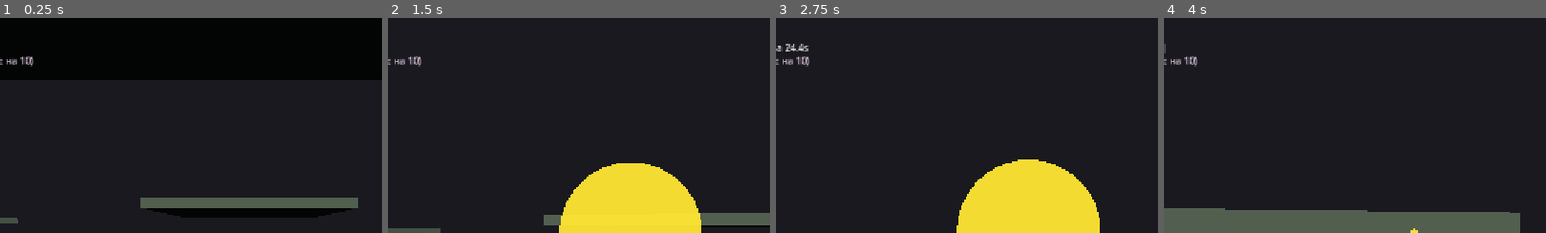
Above: before the commit, frames 1-4 (left to right).
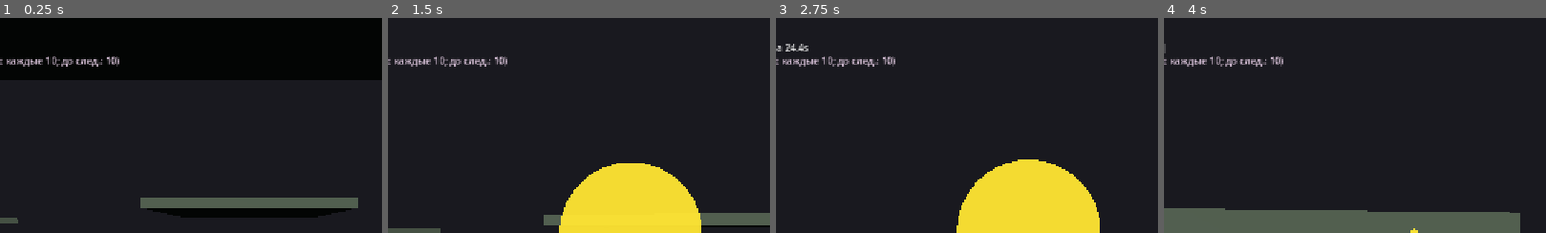
Above: after the commit, the same moments.

Repository: radomirsky/190K-G.O.P
Game: Godot game, scene res://main.tscn
Two runs of this game, one before a commit and one after it. Both use one fixed random seed, a clock stepped at 60 frames per second and the inputs below.
Inputs (mouse positions are % of the whole screen's width and height, from its top left):
- Up to frame 1 (0.25 s): no input
- Up to frame 2 (1.5 s): tap Enter at 0.5 s; move the mouse to (55, 50) at 0.52 s; hold W from 0.53 s (still down); tap E at 0.6 s; click (55, 50) at 0.67 s; tap Space at 0.77 s; move the mouse to (45, 50) at 1.27 s; tap Shift at 1.35 s; click (45, 50) at 1.42 s
- Up to frame 3 (2.75 s): keep holding W; tap Space at 1.52 s; move the mouse to (52, 48) at 2.02 s; tap 1 at 2.1 s; click (52, 48) at 2.17 s
- Up to frame 4 (4 s): keep holding W; move the mouse to (49, 52) at 2.77 s; tap 2 at 2.85 s; click (49, 52) at 2.92 s; tap Space at 3.02, 3.77 s; move the mouse to (57, 51) at 3.52 s; tap 3 at 3.6 s; click (57, 51) at 3.67 s
The pictures show only the part of the screen within x 17-67%, y 0-50%; the shares and areas given below are measured in that part.

The runs differ from the first frame. In frame 1, 0.7% of the frame differs, in the area x 2-32%, y 17-23%; in frame 2, 0.7%; in frame 3, 0.7%; in frame 4, 0.7%.

Commit message:
Магазин: апгрейды аниматрона; босс на каждом 10-м убийстве (10, 20, 30…)
Made-with: Cursor

Diff:
--- a/enemy_spawner.gd
+++ b/enemy_spawner.gd
@@ -28,8 +28,6 @@
 		_player = get_node_or_null(player_path) as Node3D
 		if _player == null:
 			return
-	if get_tree().get_nodes_in_group("boss").size() > 0:
-		return
 	var b := enemy_scene.instantiate() as CharacterBody3D
 	if b == null:
 		return
--- a/game_progress.gd
+++ b/game_progress.gd
@@ -15,11 +15,15 @@
 const COST_GRAPPLE_RANGE := 5
 const COST_GRAPPLE_PULL := 6
 const COST_GRAPPLE_DAMAGE := 6
+const COST_ANIMATRON_RELOAD := 7
+const COST_ANIMATRON_VORTEX := 6
+const COST_ANIMATRON_BLAST := 7
 const MAX_UPGRADE_TIER := 4
 
 var mama_tokens: int = 0
 var regular_kills: int = 0
-var boss_spawned: bool = false
+## Последний порог убийств, на котором уже был запрошен босс (10, 20, 30…).
+var last_boss_kills_milestone: int = 0
 ## Остановка времени (Shift+Z): враги и снаряды замирают, скорости сохраняются до снятия.
 var world_time_frozen: bool = false
 var up_pyramid_mag: int = 0
@@ -29,15 +33,19 @@
 var up_grapple_range: int = 0
 var up_grapple_pull: int = 0
 var up_grapple_damage: int = 0
+var up_animatron_reload: int = 0
+var up_animatron_vortex: int = 0
+var up_animatron_blast: int = 0
 
 
 func on_regular_enemy_died(world_pos: Vector3) -> void:
 	regular_kills += 1
 	kills_changed.emit(regular_kills)
 	_spawn_mama_pickup(world_pos)
-	if regular_kills >= KILLS_FOR_BOSS and not boss_spawned:
-		boss_spawned = true
-		boss_spawn_requested.emit()
+	if regular_kills > 0 and regular_kills % KILLS_FOR_BOSS == 0:
+		if regular_kills > last_boss_kills_milestone:
+			last_boss_kills_milestone = regular_kills
+			boss_spawn_requested.emit()
 
 
 func spend_mama(cost: int) -> bool:
@@ -125,6 +133,36 @@
 	return true
 
 
+func try_buy_animatron_reload() -> bool:
+	if up_animatron_reload >= MAX_UPGRADE_TIER:
+		return false
+	if not spend_mama(COST_ANIMATRON_RELOAD):
+		return false
+	up_animatron_reload += 1
+	upgrades_changed.emit()
+	return true
+
+
+func try_buy_animatron_vortex() -> bool:
+	if up_animatron_vortex >= MAX_UPGRADE_TIER:
+		return false
+	if not spend_mama(COST_ANIMATRON_VORTEX):
+		return false
+	up_animatron_vortex += 1
+	upgrades_changed.emit()
+	return true
+
+
+func try_buy_animatron_blast() -> bool:
+	if up_animatron_blast >= MAX_UPGRADE_TIER:
+		return false
+	if not spend_mama(COST_ANIMATRON_BLAST):
+		return false
+	up_animatron_blast += 1
+	upgrades_changed.emit()
+	return true
+
+
 func _spawn_mama_pickup(world_pos: Vector3) -> void:
 	spawn_mama_pickup_at(world_pos + Vector3(0.0, 0.55, 0.0))
 
--- a/player.gd
+++ b/player.gd
@@ -206,6 +206,27 @@
 	return grapple_melee_damage + GameProgress.up_grapple_damage
 
 
+func _eff_animatron_reload_sec() -> float:
+	var t := animatron_reload_sec - float(GameProgress.up_animatron_reload) * 3.5
+	return maxf(t, 8.0)
+
+
+func _eff_animatron_suck_radius() -> float:
+	return animatron_suck_radius * (1.0 + float(GameProgress.up_animatron_vortex) * 0.12)
+
+
+func _eff_animatron_suck_accel() -> float:
+	return animatron_suck_accel * (1.0 + float(GameProgress.up_animatron_vortex) * 0.15)
+
+
+func _eff_animatron_explosion_radius() -> float:
+	return animatron_explosion_radius + float(GameProgress.up_animatron_blast) * 2.5
+
+
+func _eff_animatron_explosion_damage() -> int:
+	return animatron_explosion_damage + GameProgress.up_animatron_blast
+
+
 func _clamp_gun_ammo_to_effective() -> void:
 	_gun_ammo = mini(_gun_ammo, _eff_gun_mag())
 
@@ -409,7 +430,7 @@
 			var ta := float(Time.get_ticks_msec()) / 1000.0
 			var k := 0.0
 			if _animatron_cd > 0.0:
-				k = clampf(_animatron_cd / maxf(animatron_reload_sec, 0.01), 0.0, 1.0)
+				k = clampf(_animatron_cd / maxf(_eff_animatron_reload_sec(), 0.01), 0.0, 1.0)
 			_animatron_node.rotation = Vector3(0.0, 0.0, sin(ta * 8.0) * 0.28 * k)
 			_animatron_node.position = _ANIMATRON_MODEL_LOCAL_POS + Vector3(0.0, sin(ta * 13.0) * 0.02 * k, 0.0)
 			var ring := _animatron_node.get_node_or_null("Ring") as MeshInstance3D
@@ -495,9 +516,13 @@
 		else:
 			_gun_label.text = ""
 	if _mama_hud:
-		_mama_hud.text = "МАМА: %d   Убийств: %d (босс на 10)" % [
+		var r := GameProgress.regular_kills % GameProgress.KILLS_FOR_BOSS
+		var until_boss := GameProgress.KILLS_FOR_BOSS - r if r != 0 else GameProgress.KILLS_FOR_BOSS
+		_mama_hud.text = "МАМА: %d   Убийств: %d (босс каждые %d; до след.: %d)" % [
 			GameProgress.mama_tokens,
 			GameProgress.regular_kills,
+			GameProgress.KILLS_FOR_BOSS,
+			until_boss,
 		]
 
 
@@ -518,7 +543,7 @@
 	panel.offset_left = -250.0
 	panel.offset_top = 72.0
 	panel.offset_right = 250.0
-	panel.offset_bottom = 430.0
+	panel.offset_bottom = 540.0
 	_shop_layer.add_child(panel)
 	var margin := MarginContainer.new()
 	margin.set_anchors_preset(Control.PRESET_FULL_RECT)
@@ -538,7 +563,18 @@
 	info.name = "ShopInfo"
 	info.autowrap_mode = TextServer.AUTOWRAP_WORD_SMART
 	vbox.add_child(info)
-	for key in ["pyramid_mag", "pyramid_reload", "stasis_dmg", "sawed_pellets", "grapple_range", "grapple_pull", "grapple_damage"]:
+	for key in [
+		"pyramid_mag",
+		"pyramid_reload",
+		"stasis_dmg",
+		"sawed_pellets",
+		"grapple_range",
+		"grapple_pull",
+		"grapple_damage",
+		"animatron_reload",
+		"animatron_vortex",
+		"animatron_blast",
+	]:
 		var btn := Button.new()
 		btn.name = "Btn_" + key
 		btn.custom_minimum_size = Vector2(420, 32)
@@ -552,13 +588,15 @@
 		return
 	var info := _shop_layer.find_child("ShopInfo", true, false) as Label
 	if info:
+		var r2 := GameProgress.regular_kills % GameProgress.KILLS_FOR_BOSS
+		var kills_until_next := GameProgress.KILLS_FOR_BOSS - r2 if r2 != 0 else GameProgress.KILLS_FOR_BOSS
 		info.text = (
-			"Жетоны «МАМА» — валюта: подбери дроп или с босса (×%d). Сейчас: %d. Убийств до босса: %d / %d. Киоск на краю арены открывает этот магазин при входе."
+			"Жетоны «МАМА» — валюта: подбери дроп или с босса (×%d). Сейчас: %d. Босс на каждом %d-м убийстве; до следующего: %d. Киоск на краю арены открывает этот магазин при входе."
 			% [
 				GameProgress.BOSS_MAMA_PICKUP_COUNT,
 				GameProgress.mama_tokens,
-				GameProgress.regular_kills,
 				GameProgress.KILLS_FOR_BOSS,
+				kills_until_next,
 			]
 		)
 	_set_shop_btn(
@@ -600,6 +638,24 @@
 		GameProgress.up_grapple_damage,
 		GameProgress.COST_GRAPPLE_DAMAGE
 	)
+	_set_shop_btn(
+		"Btn_animatron_reload",
+		"Аниматрон: быстрее перезарядка (−3.5 с за ур., мин. 8 с)",
+		GameProgress.up_animatron_reload,
+		GameProgress.COST_ANIMATRON_RELOAD
+	)
+	_set_shop_btn(
+		"Btn_animatron_vortex",
+		"Аниматрон: сильнее воронка (+12% радиус, +15% тяга за ур.)",
+		GameProgress.up_animatron_vortex,
+		GameProgress.COST_ANIMATRON_VORTEX
+	)
+	_set_shop_btn(
+		"Btn_animatron_blast",
+		"Аниматрон: мощнее взрыв (+2.5 м радиус, +1 урон за ур.)",
+		GameProgress.up_animatron_blast,
+		GameProgress.COST_ANIMATRON_BLAST
+	)
 
 
 func _set_shop_btn(node_name: String, title: String, tier: int, cost: int) -> void:
@@ -632,6 +688,12 @@
 			ok = GameProgress.try_buy_grapple_pull()
 		"grapple_damage":
 			ok = GameProgress.try_buy_grapple_damage()
+		"animatron_reload":
+			ok = GameProgress.try_buy_animatron_reload()
+		"animatron_vortex":
+			ok = GameProgress.try_buy_animatron_vortex()
+		"animatron_blast":
+			ok = GameProgress.try_buy_animatron_blast()
 	if ok:
 		_clamp_gun_ammo_to_effective()
 	_refresh_shop_buttons()
@@ -1008,7 +1070,7 @@
 				return
 			if _equipped == EquippedGun.ANIMATRON and _animatron_cd <= 0.0:
 				_fire_animatron_blackhole()
-				_animatron_cd = animatron_reload_sec
+				_animatron_cd = _eff_animatron_reload_sec()
 				_update_hp_ui()
 				get_viewport().set_input_as_handled()
 				return
@@ -1613,12 +1675,12 @@
 	bh.global_position = from + dir * 1.25
 	if bh.has_method("set"):
 		bh.set("lifetime_sec", animatron_blackhole_lifetime_sec)
-		bh.set("suck_radius", animatron_suck_radius)
-		bh.set("suck_accel", animatron_suck_accel)
+		bh.set("suck_radius", _eff_animatron_suck_radius())
+		bh.set("suck_accel", _eff_animatron_suck_accel())
 		bh.set("suck_up", animatron_suck_up)
 		bh.set("fly_speed", animatron_blackhole_fly_speed)
-		bh.set("explosion_radius", animatron_explosion_radius)
-		bh.set("explosion_damage", animatron_explosion_damage)
+		bh.set("explosion_radius", _eff_animatron_explosion_radius())
+		bh.set("explosion_damage", _eff_animatron_explosion_damage())
 		bh.set("explosion_knockback", animatron_explosion_knockback)
 	if bh.has_method("set_initial_velocity"):
 		bh.call("set_initial_velocity", dir * animatron_blackhole_fly_speed)
